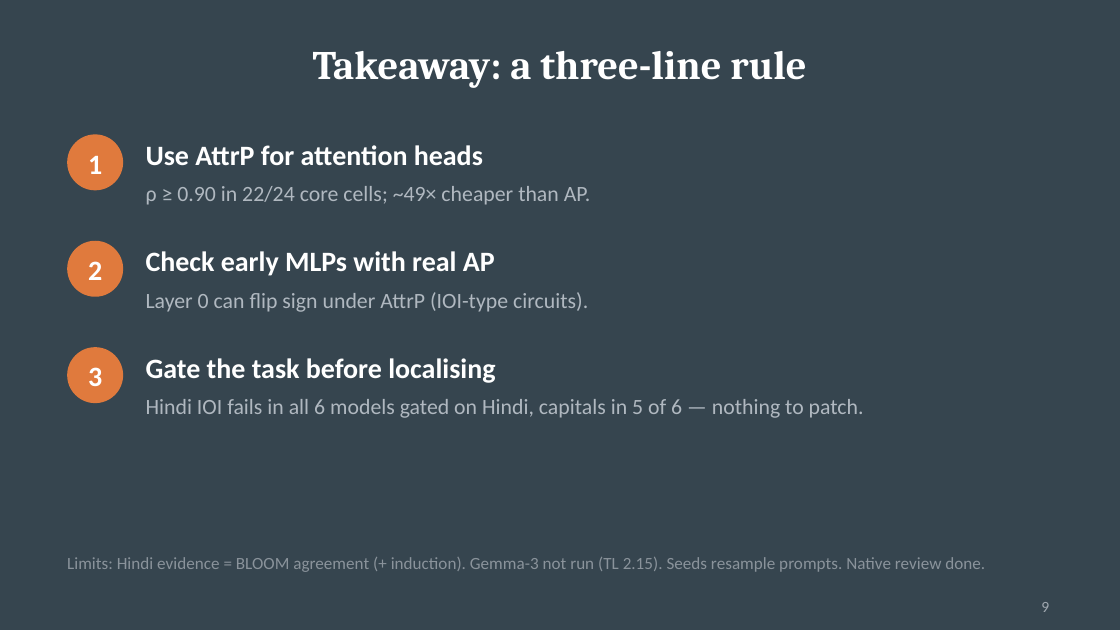
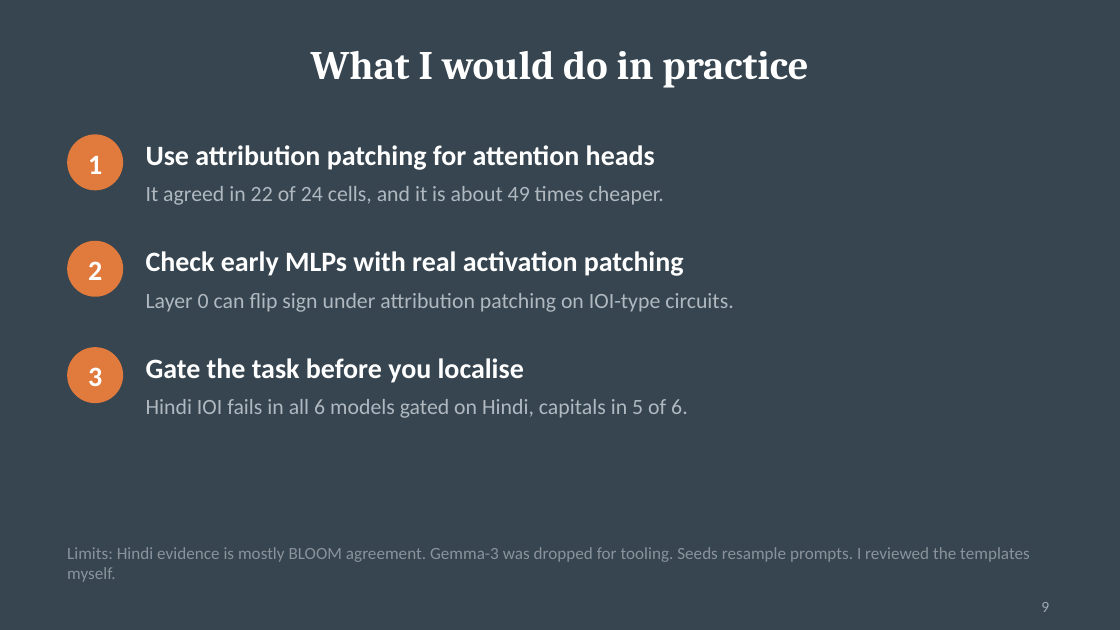
Before and after one commit to hrishirajmitra/attrp-ap-hindi, a slide deck: slide 9 of slides/results/results_deck.pptx. Drawn at 1120x630 pixels with LibreOffice and Linux fonts; fonts in the diff are those of the drawing. Boxes give left, top, right and bottom in pixels: in the first picture for what was removed or moved away, otherwise in the second. Text is boxed around its words. In the diff, an @@ line names an element or a change of style, - is before the commit and + after.

```diff
--- a/slides/results/results_deck.pptx
+++ b/slides/results/results_deck.pptx
@@ title at (x1=311, y1=51, x2=808, y2=88): text changed @@
-Takeaway: a three-line rule
+What I would do in practice
@@ text at (x1=146, y1=145, x2=655, y2=170): text changed @@
-Use AttrP for attention heads
+Use attribution patching for attention heads
@@ text at (x1=146, y1=186, x2=664, y2=205): text changed @@
-ρ ≥ 0.90 in 22/24 core cells; ~49× cheaper than AP.
+It agreed in 22 of 24 cells, and it is about 49 times cheaper.
@@ text at (x1=146, y1=251, x2=684, y2=276): text changed @@
-Check early MLPs with real AP
+Check early MLPs with real activation patching
@@ text at (x1=146, y1=293, x2=733, y2=312): text changed @@
-Layer 0 can flip sign under AttrP (IOI-type circuits).
+Layer 0 can flip sign under attribution patching on IOI-type circuits.
@@ text at (x1=146, y1=358, x2=524, y2=383): text changed @@
-Gate the task before localising
+Gate the task before you localise
@@ text at (x1=146, y1=399, x2=688, y2=418): text changed @@
-Hindi IOI fails in all 6 models gated on Hindi, capitals in 5 of 6 — nothing to patch.
+Hindi IOI fails in all 6 models gated on Hindi, capitals in 5 of 6.
@@ text at (x1=67, y1=547, x2=1030, y2=582): text changed @@
-Limits: Hindi evidence = BLOOM agreement (+ induction). Gemma-3 not run (TL 2.15). Seeds resample prompts. Native review done.
+Limits: Hindi evidence is mostly BLOOM agreement. Gemma-3 was dropped for tooling. Seeds resample prompts. I reviewed the templates myself.
```
Also in this commit, not shown: 11 other slides changed, 5 other files.
